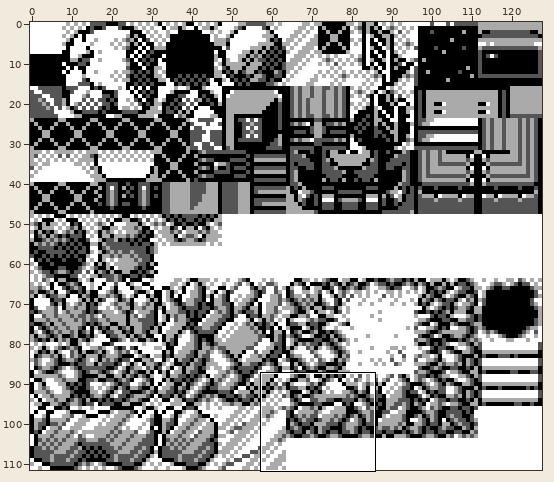
Sprite sheet: gfx/tilesets/ice_path.png. Above, an overview of the earlier version with the close-up marked.
Close-up. Before the edit:
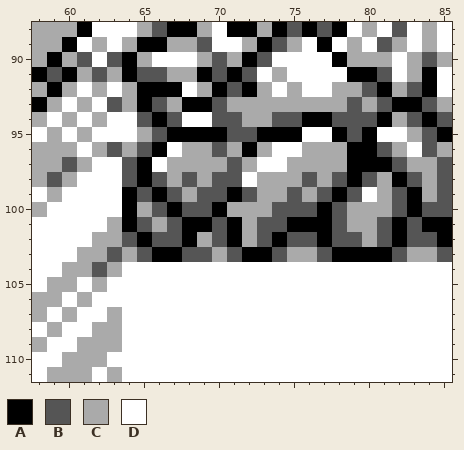
The file is 128x112 pixels. Shown: x 58..85, y 88..111.
Palette (. is transparent): A #000000  B #555555  C #aaaaaa  D #ffffff
Pixels before, first column x 58:
 88 CCCADDDCBAACDAACABABADCDBDCD
 89 CCADCDCAACCBDDCABCDADCDBCDCD
 90 CACBDBACDDDCBCABDDDDACCCDCBC
 91 ABACBCABBCCABABDCDDDDAABDCAD
 92 CACDCDCAAADCABACDCDDCCBACBAD
 93 ACDCDBCABCAABCCCCCCCCBCBAABC
 94 CDCDCDDBABDDBBCCBBAABBBACBAB
 95 DCDCDDDCBAAAABBAAADDABADDCBA
 96 CCCDCBCBADCCBCACDDCCCAABCDBC
 97 CCBCDDBADCCCCBCDDCCCCAAABCCB
 98 CBCDDDBABCBCBBDCCCBCBABCABCB
 99 DCDDDDABABCBBABCCBCBABDCBACB
100 CDDDDDACBABBACCCBBBABCCCBABB
101 DDDDDCABCBAABACBBAAABCCBABAA
102 DDDDCCBABBACBACBABBABBCBABBA
103 DDDCCBCBAABBCBAABCCBAAAABCCB
104 DDCCBCDDDDDDDDDDDDDDDDDDDDDD
105 DCCDCDDDDDDDDDDDDDDDDDDDDDDD
106 CCDCDDDDDDDDDDDDDDDDDDDDDDDD
107 CDCDDCDDDDDDDDDDDDDDDDDDDDDD
108 DCDDCCDDDDDDDDDDDDDDDDDDDDDD
109 CDDCCCDDDDDDDDDDDDDDDDDDDDDD
110 DDCCCDDDDDDDDDDDDDDDDDDDDDDD
111 DCCCDCDDDDDDDDDDDDDDDDDDDDDD
After:
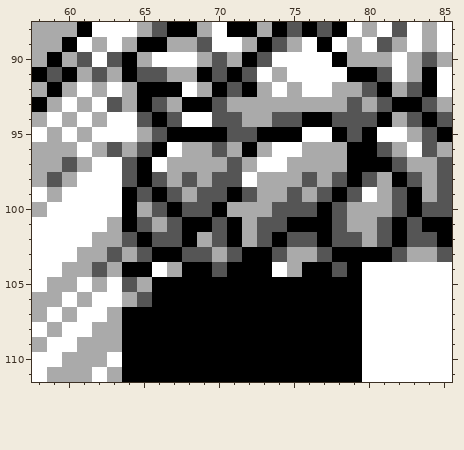
Commit message: Updated Ice Path to have black borders
Change:
Changed rows in their new state; - is an unchanged pixel.
first column x 64:
104 AA-CAABAAA-CAABA
105 BCAAAAAAAAAAAAAA
106 CBAAAAAAAAAAAAAA
107 AAAAAAAAAAAAAAAA
108 AAAAAAAAAAAAAAAA
109 AAAAAAAAAAAAAAAA
110 AAAAAAAAAAAAAAAA
111 AAAAAAAAAAAAAAAA
Where, in picture pixels (left, top, right, bottom), the same in both close-ups:
changed: (122, 262, 362, 382)
